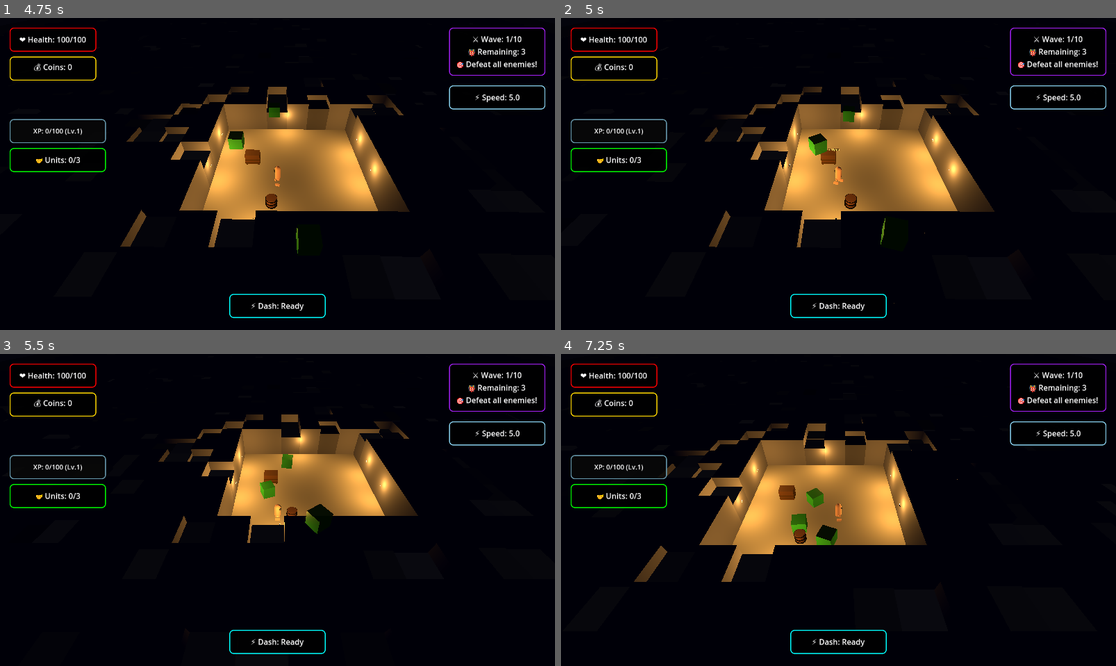
Above: before the commit, frames 1-4 (two rows, left to right).
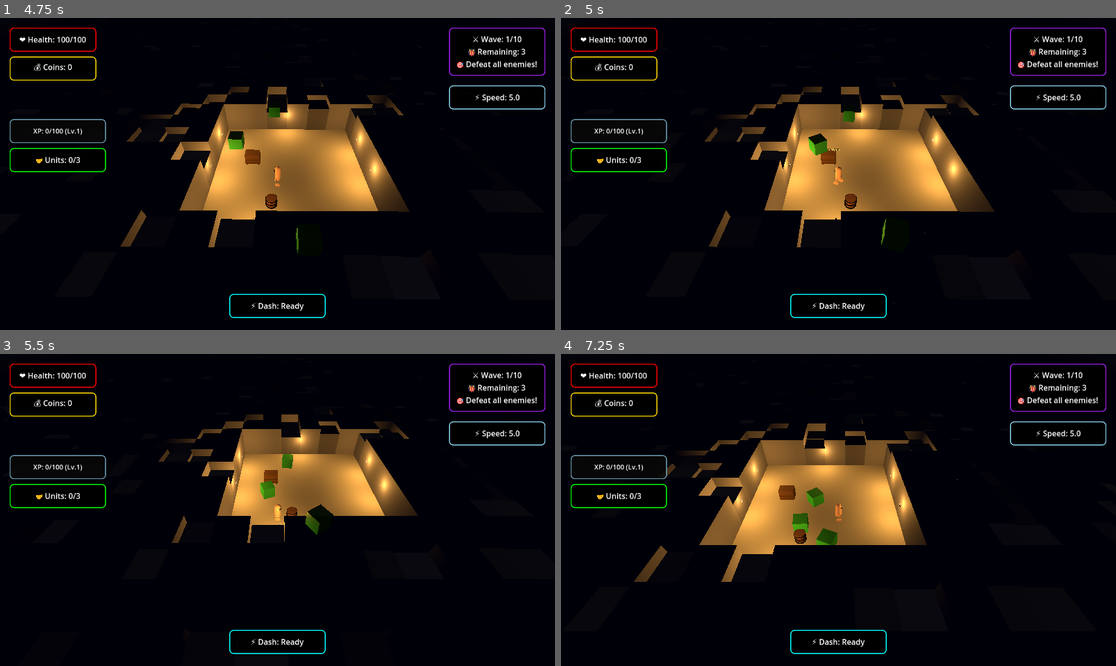
Above: after the commit, the same moments.

Repository: thaner66666666/game-1
Game: Godot game, scene res://Scenes/main.tscn
The game is run twice, just before and just after one commit, with the same random seed, the same clock (stepped at 60 frames per second) and the same inputs.
Inputs (mouse positions are in pixels of both pictures, inside the frame that each line leads up to):
- Up to frame 1 (4.75 s): tap Enter (ui_accept) at 0.5, 0.77, 1.52, 3.02, 3.5, 3.77, 4.25, 4.52 s; move the mouse to (399, 158) at 0.52 s; press the mouse at (399, 158) at 0.53 s; hold D (move_right) 0.53-1.28 s; move the mouse to (166, 189) at 1.27 s; release the mouse at (166, 189) at 1.28 s; hold S (move_down) 1.28-2.03 s; click (166, 189) at 1.35 s; move the mouse to (333, 105) at 2.02 s; press the mouse at (333, 105) at 2.03 s; hold D (move_right) 2.03-2.78 s; tap Space (dash) at 2.1 s; move the mouse to (249, 236) at 2.77 s; release the mouse at (249, 236) at 2.78 s; hold W (move_up) 2.78-3.53 s; tap Q (drop_weapon) at 2.85 s; click (249, 236) at 3.05 s; move the mouse to (444, 220) at 3.52 s; hold E (interaction) 3.53-4.28 s; hold A (move_left) from 3.53 s (still down); click (444, 220) at 3.8 s; move the mouse to (111, 127) at 4.27 s; click (111, 127) at 4.35 s
- Up to frame 2 (5 s): keep holding A (move_left)
- Up to frame 3 (5.5 s): move the mouse to (305, 510) at 5.02 s; release A (move_left) at 5.03 s; press the mouse at (305, 510) at 5.03 s; hold S (move_down) from 5.03 s (still down)
- Up to frame 4 (7.25 s): move the mouse to (755, 432) at 5.77 s; release S (move_down) at 5.78 s; release the mouse at (755, 432) at 5.78 s; hold D (move_right) 5.78-6.53 s; tap Space (dash) at 5.85 s; tap Enter (ui_accept) at 6.02, 6.77 s; click (755, 432) at 6.05 s; move the mouse to (960, 494) at 6.52 s; press the mouse at (960, 494) at 6.53 s; hold W (move_up) from 6.53 s (still down); tap Q (drop_weapon) at 6.6 s

Frame 1 is identical in both runs. In frame 2, less than 0.1% of the frame differs, in the area x 44-59%, y 29-73%; in frame 3, less than 0.1%; in frame 4, 0.2%, in the area x 41-50%, y 42-62%.

Commit message:
Enhance ally and enemy AI with natural behaviors
Allies now retreat when low on health, strafe around enemies, and display damage numbers when hit. Enemy AI features more natural movement, including zig-zagging, hesitation, idle fidgeting, and attack fakeouts. These changes improve the realism and challenge of AI interactions.

Diff:
--- a/allies/ally.gd
+++ b/allies/ally.gd
@@ -48,6 +48,9 @@
 	# Initialize body animation after movement setup
 	if movement_component:
 		movement_component.initialize_body_animation()
+	# Connect collision for taking damage from enemies
+	if has_node("CollisionShape3D"):
+		$CollisionShape3D.connect("body_entered", Callable(self, "_on_body_entered"))
 
 func _setup_components() -> void:
 	# Initialize each component with needed references
@@ -179,9 +182,12 @@
 		var forward_lean = sin(body_waddle_time * 0.5) * 0.01  # Minimal lean
 		body_node.position = body_original_pos + Vector3(sway, bob, forward_lean)
 
-func take_damage(amount: int, attacker: Node = null):
-	health_component.take_damage(amount, attacker)
-	_flash_red()  # Add flash effect when ally takes damage
+func take_damage(amount: int, source = null):
+	if get_tree().get_first_node_in_group("damage_numbers"):
+		get_tree().get_first_node_in_group("damage_numbers").show_damage(amount, self, Color(1,0,0))
+	_flash_red()
+	# ...existing health/damage logic here...
+
 
 func _on_health_depleted():
 	ally_died.emit()
@@ -225,3 +231,14 @@
 		if mesh_instance and is_instance_valid(mesh_instance) and mesh_instance.material_override:
 			mesh_instance.material_override.albedo_color = DEFAULT_ALLY_COLOR
 	)
+
+
+func _on_body_entered(body):
+	if body.is_in_group("enemies"):
+		# Use MCP server or local logic to apply damage
+		if has_node("/root/MCPServer"):
+			# Example: send a message to MCP server (pseudo-code, adapt as needed)
+			var mcp = get_node("/root/MCPServer")
+			mcp.request_ally_take_damage(self, body.attack_damage)
+		else:
+			take_damage(body.attack_damage, body)
--- a/allies/components/ally_ai.gd
+++ b/allies/components/ally_ai.gd
@@ -1,7 +1,7 @@
 extends Node
 class_name AllyAI
 
-enum State { FOLLOWING, MOVING_TO_TARGET, ATTACKING }
+enum State { FOLLOWING, MOVING_TO_TARGET, ATTACKING, RETREATING }
 
 var ally_ref
 var current_state := State.FOLLOWING
@@ -9,6 +9,9 @@
 var enemy_target
 var state_update_timer := 0.0
 var state_update_interval := 0.1  # Update AI state 10 times per second
+var attack_delay_timer := 0.0
+var attack_delay := 0.0
+var retreat_timer := 0.0
 
 func setup(ally):
 	ally_ref = ally
@@ -21,22 +24,22 @@
 	if state_update_timer >= state_update_interval:
 		_update_ai_state()
 		state_update_timer = 0.0
-
 	_execute_current_state(delta)
 
 func _update_ai_state():
 	if not player_target:
 		return
-
 	# Find nearest enemy
 	enemy_target = ally_ref.combat_component.find_nearest_enemy()
-
 	var previous_state = current_state
-
+	# Retreat if low health
+	if ally_ref.health_component.current_health < ally_ref.max_health * 0.25 and enemy_target:
+		current_state = State.RETREATING
+		retreat_timer = 1.0 + randf() * 1.5
+		return
 	# State logic
 	if enemy_target:
 		var distance_to_enemy = ally_ref.global_position.distance_to(enemy_target.global_position)
-
 		if distance_to_enemy <= ally_ref.combat_component.attack_range:
 			current_state = State.ATTACKING
 		elif distance_to_enemy <= ally_ref.combat_component.detection_range:
@@ -45,8 +48,6 @@
 			current_state = State.FOLLOWING
 	else:
 		current_state = State.FOLLOWING
-
-	# Debug state changes
 	if previous_state != current_state:
 		print("🤖 Ally AI: ", State.keys()[previous_state], " → ", State.keys()[current_state])
 
@@ -58,39 +59,48 @@
 			_handle_moving_to_target(delta)
 		State.ATTACKING:
 			_handle_attacking(delta)
+		State.RETREATING:
+			_handle_retreating(delta)
 
 func _handle_following(delta: float):
 	if not player_target:
 		return
-
 	var distance_to_player = ally_ref.global_position.distance_to(player_target.global_position)
-
 	if distance_to_player > ally_ref.movement_component.follow_distance:
-		# Move towards player
 		ally_ref.movement_component.move_towards_target(player_target.global_position, delta)
 	else:
-		# Orbit around player
 		ally_ref.movement_component.orbit_around_player(player_target, delta)
-
-	# Always apply separation
 	ally_ref.movement_component.apply_separation(delta)
 
 func _handle_moving_to_target(delta: float):
 	if not enemy_target:
 		current_state = State.FOLLOWING
 		return
-
-	ally_ref.movement_component.move_towards_target(enemy_target.global_position, delta)
+	# Strafe/circle around enemy
+	ally_ref.movement_component.strafe_around_target(enemy_target, delta)
 	ally_ref.movement_component.apply_separation(delta)
 
 func _handle_attacking(delta: float):
 	if not enemy_target:
 		current_state = State.FOLLOWING
 		return
-
-	# Try to attack
+	# Add random attack delay for realism
+	if attack_delay_timer > 0:
+		attack_delay_timer -= delta
+		return
+	if randf() < 0.1:
+		attack_delay = 0.1 + randf() * 0.3
+		attack_delay_timer = attack_delay
+		return
 	ally_ref.combat_component.attack_target(enemy_target)
-
-	# Stop moving while attacking
 	ally_ref.velocity.x = move_toward(ally_ref.velocity.x, 0, ally_ref.speed * 2 * delta)
 	ally_ref.velocity.z = move_toward(ally_ref.velocity.z, 0, ally_ref.speed * 2 * delta)
+
+func _handle_retreating(delta: float):
+	if retreat_timer > 0:
+		retreat_timer -= delta
+		# Move away from enemy
+		if enemy_target:
+			ally_ref.movement_component.move_away_from_target(enemy_target.global_position, delta)
+		return
+	current_state = State.FOLLOWING
--- a/allies/components/ally_movement.gd
+++ b/allies/components/ally_movement.gd
@@ -151,3 +151,35 @@
 
 	var target_rotation = atan2(-direction.x, -direction.z)
 	ally_ref.rotation.y = lerp_angle(ally_ref.rotation.y, target_rotation, 0.1)
+
+
+# ...existing code...
+func strafe_around_target(target: Node3D, delta: float):
+	if not target:
+		return
+	# Calculate direction to enemy and perpendicular strafe direction
+	var to_enemy = (target.global_position - ally_ref.global_position)
+	to_enemy.y = 0
+	if to_enemy.length() < 0.1:
+		return
+	to_enemy = to_enemy.normalized()
+	var strafe_dir = Vector3(-to_enemy.z, 0, to_enemy.x)  # Perpendicular
+	# Mix forward and strafe for circling
+	var move_dir = (to_enemy + strafe_dir * (randf() * 1.2 - 0.6)).normalized()
+	ally_ref.velocity.x = move_dir.x * speed
+	ally_ref.velocity.z = move_dir.z * speed
+	_face_direction(to_enemy)
+	if body_node:
+		_update_ally_body_animation(delta, ally_ref.velocity)
+# ...existing code...
+func move_away_from_target(target_pos: Vector3, delta: float):
+	var direction = (ally_ref.global_position - target_pos)
+	direction.y = 0
+	if direction.length() > 0.1:
+		direction = direction.normalized()
+		ally_ref.velocity.x = direction.x * speed
+		ally_ref.velocity.z = direction.z * speed
+		_face_direction(-direction)
+	if body_node:
+		_update_ally_body_animation(delta, ally_ref.velocity)
+# ...existing code...
--- a/dot gds/enemy.gd
+++ b/dot gds/enemy.gd
@@ -425,21 +425,29 @@
 			elif state_timer >= 2.0:
 				current_state = AIState.PATROL
 				_set_patrol_target()
+				# Add idle fidgeting
+				if randf() < 0.1 * delta:
+					velocity.x = randf_range(-0.5, 0.5)
+					velocity.z = randf_range(-0.5, 0.5)
 
 		AIState.PATROL:
 			if cached_distance <= chase_range:
 				current_state = AIState.CHASE
 			else:
 				_move_to_target(patrol_target, speed * 0.5)
+				# Add random pauses and direction changes
+				if randf() < 0.05 * delta:
+					_set_patrol_target()
 				if global_position.distance_to(patrol_target) < 1.0 or state_timer > 4.0:
 					_set_patrol_target()
 					state_timer = 0.0
 
 		AIState.CHASE:
-			_handle_chase_state(delta)
+			_handle_chase_state_natural(delta)
 
 		AIState.ATTACK:
-			_handle_attack_state(delta)
+			_handle_attack_state_natural(delta)
+
 
 func _set_patrol_target():
 	var angle = randf() * TAU
@@ -626,3 +634,62 @@
 			LootManager.drop_weapon(global_position, self.weapon_resource)
 		else:
 			LootManager.drop_weapon(global_position)
+
+
+func _handle_chase_state_natural(delta):
+	var target = _find_nearest_target()
+	if not target:
+		current_state = AIState.PATROL
+		return
+
+	cached_distance = global_position.distance_to(target.global_position)
+	if cached_distance <= attack_range:
+		current_state = AIState.ATTACK
+		return
+
+	if cached_distance > chase_range:
+		current_state = AIState.PATROL
+		return
+
+	# Add zig-zag and hesitation to movement
+	var direction = (target.global_position - global_position)
+	direction.y = 0
+	if direction.length() > 0.8:
+		direction = direction.normalized()
+		# Zig-zag offset using Time.get_ticks_msec()
+		var t = Time.get_ticks_msec() * 0.001
+		var zigzag = Vector3(
+			sin(t * randf_range(2.0, 3.5)) * 0.5,
+			0,
+			cos(t * randf_range(2.0, 3.5)) * 0.5
+		)
+		var hesitation = randf() < 0.05 * delta
+		if hesitation:
+			velocity = Vector3.ZERO
+		else:
+			velocity.x = direction.x * speed + zigzag.x
+			velocity.z = direction.z * speed + zigzag.z
+	_face_target(target)
+
+
+func _handle_attack_state_natural(_delta):
+	var target = _find_nearest_target()
+	if not target:
+		current_state = AIState.IDLE
+		return
+
+	var distance = global_position.distance_to(target.global_position)
+	if distance > attack_range * 1.2:
+		current_state = AIState.CHASE
+		return
+
+	# Add fakeout and attack windup
+	if Time.get_unix_time_from_system() - last_attack_time >= attack_cooldown:
+		if randf() < 0.3:
+			# Fakeout: quick hop without attacking
+			velocity = Vector3(randf_range(-1,1), 0, randf_range(-1,1)) * 1.2
+			await get_tree().create_timer(0.18).timeout
+			velocity = Vector3.ZERO
+		else:
+			_perform_slime_jump_attack(target)
+			last_attack_time = Time.get_unix_time_from_system()
